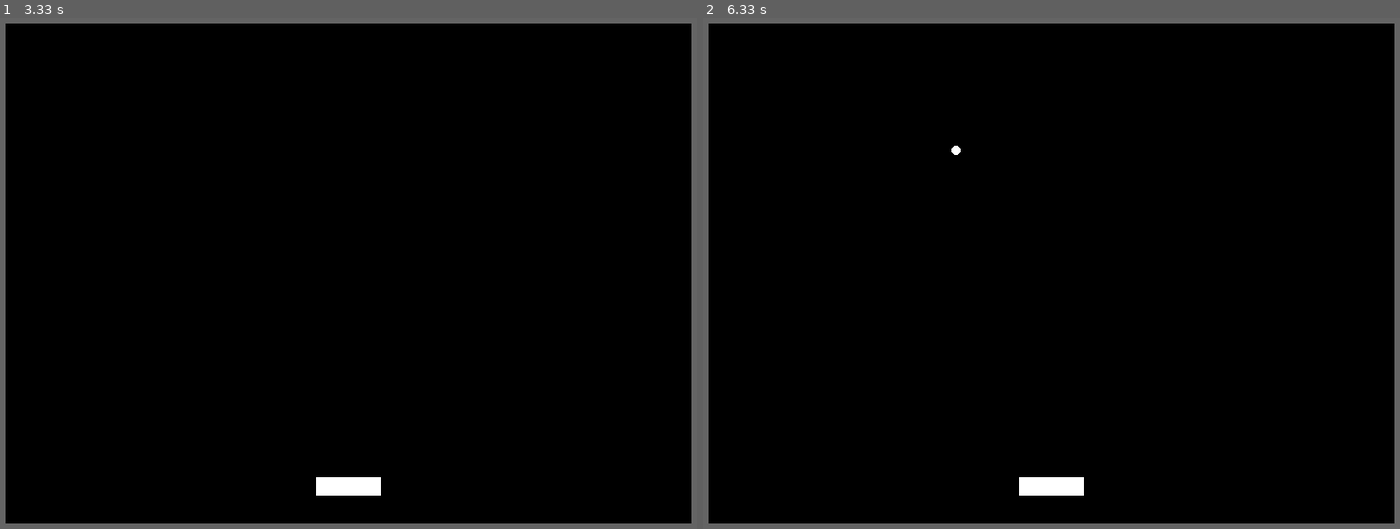
Above: before the commit, frames 1-2 (left to right).
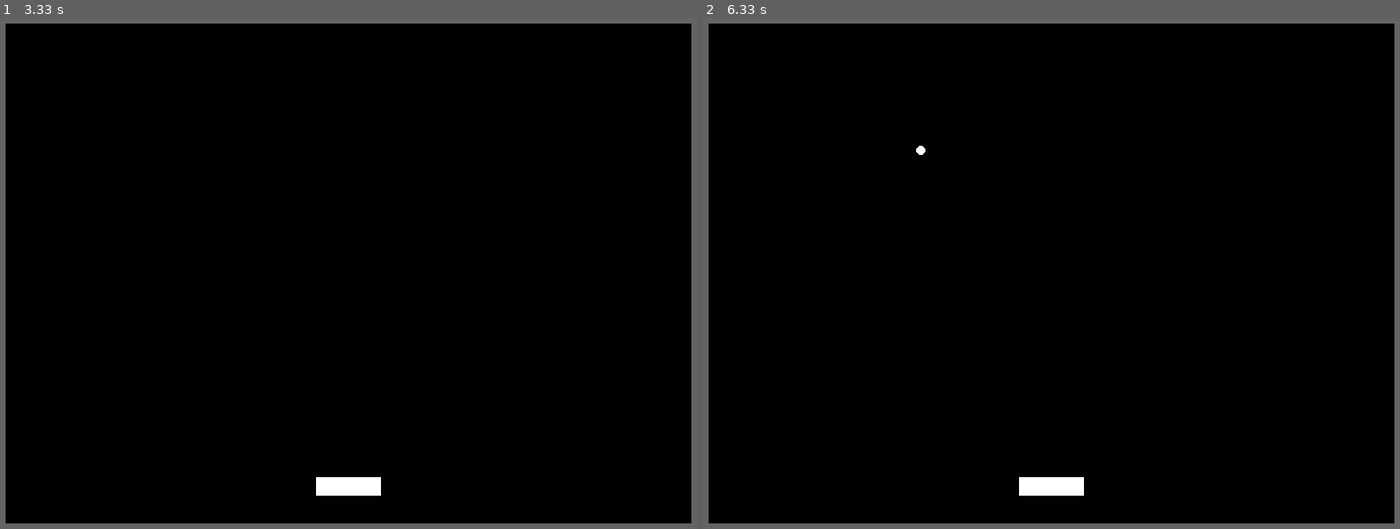
Above: after the commit, the same moments.

Repository: Gibson223/mod-5
Game: pygame game, started from py/main.py
Same seed, same stepped clock (60 frames per second), same inputs: the game is played once before the commit and once after it.
Inputs:
- Up to frame 1 (3.33 s): hold Left 0.33-0.87 s; hold Down 0.9-1.2 s; hold Left 1.23-1.63 s; hold Up 1.67-2.03 s; tap Home at 1.82, 3.22 s; hold Right 2.07-2.7 s; tap D at 2.73 s; hold Down from 3.07 s (still down)
- Up to frame 2 (6.33 s): release Down at 3.43 s; hold Left 3.47-3.93 s; hold Right 3.97-4.43 s; hold Up 4.47-4.77 s; tap Home at 4.62, 6.02 s; hold Right 4.8-5.27 s; hold Left 5.3-5.83 s; hold Down 5.87-6.17 s; hold Left from 6.2 s (still down)

Frame 1 is identical in both runs. In frame 2, less than 0.1% of the frame differs, in the area x 30-37%, y 25-27%.

Commit message:
Calling Audio.playMusic() now works and will fade out the current track for 1,5s before playing the next.

Diff:
--- a/py/constants.py
+++ b/py/constants.py
@@ -58,7 +58,7 @@
 #        'blockbreak':'../resources/sound/bounce2.wav'
 }
 music  = {
-        'mainGameMusic':'../resources/audio/main.ogg',
+        'main':'../resources/audio/main.ogg',
         'menu':'../resources/audio/menu.ogg',
         'highScore':'../resources/audio/hiscore.ogg'
 #        'newGame':'../resources/audio/<file>.ogg',
--- a/py/main.py
+++ b/py/main.py
@@ -76,6 +76,10 @@
         # (by using display.update() and passing it the screen area that needs to be updated)
         pygame.display.flip()
 
+        # update music
+        AudioObj.updateMusic()
+
+
         # then wait until tick has fully passed
         clock.tick(constants.FPS)
 
@@ -126,7 +130,7 @@
         # use one of these
         #AudioObj.playMusic('highScore')
         #AudioObj.playMusic('menu')
-        AudioObj.playMusic('mainGameMusic')
+        AudioObj.playMusic('main')
 
         # Create 4 walls
         for i in range(4):
@@ -168,10 +172,9 @@
 
         Screen.fill(constants.colors["BLACK"])
 
-
         self.AllSpritesList.update()
 
-        #draw sprites
+        # draw sprites
         self.AllSpritesList.draw(Screen)
 
 
@@ -194,11 +197,12 @@
 
 
         # if there are collisions iterate through them
-        #print(len(collisions), " collisions")
+        print(len(collisions), " collisions this frame")
         for c in collisions:
 
             isVertical = CollisionHandling.findBounceIsVertical(ballObj, c)
             ballObj.bounce(isVertical)
+            print("Vertical: ", isVertical, " collision detected with ", c)
 
 
     def findBounceIsVertical(ballObj, collisionObj):
@@ -207,12 +211,23 @@
         """
         # i copied this monster from stackoverflow and yet it doesnt do what i intended, i am stunned
         # all booleans are reversed
-        top = ballObj.rect.top < collisionObj.rect.bottom and ballObj.rect.top > collisionObj.rect.top
-        bottom = ballObj.rect.bottom > collisionObj.rect.top and ballObj.rect.bottom < collisionObj.rect.bottom
-        right = ballObj.rect.right > collisionObj.rect.left and ballObj.rect.right < collisionObj.rect.right
-        left = ballObj.rect.left < collisionObj.rect.right and ballObj.rect.left > collisionObj.rect.left
+        ball_top = ballObj.rect.top
+        ball_bot = ballObj.rect.bottom
+        ball_rgt = ballObj.rect.right
+        ball_lft = ballObj.rect.left
+
+        coll_top = collisionObj.rect.top
+        coll_bot = collisionObj.rect.bottom
+        coll_rgt = collisionObj.rect.right
+        coll_lft = collisionObj.rect.left
+
+        top = ball_top <= coll_bot and ball_top >= coll_top
+        bot = ball_bot >= coll_top and ball_bot <= coll_bot
+        rgt = ball_rgt >= coll_lft and ball_rgt <= coll_rgt
+        lft = ball_lft <= coll_rgt and ball_lft >= coll_lft
         # so unreverse in the return statement
-        return not right or not left
+        return not rgt or not lft
+
 
 class MainMenu:
     """
@@ -231,9 +246,13 @@
     """
     Handles playing music and sound effects. Uses sound mapping from constants.sounds and constants.music
     """
+
+    fadeoutTime = 1500 # (ms)
+    trackPlaying = None
+    trackToPlay = None
+
     def __init__(self):
-        #pygame.init()
-        pygame.mixer.init() # TODO set mixer audio settings that work with raspberry pi if applicable
+        pygame.mixer.init()  # TODO set mixer audio settings that work with raspberry pi if applicable
 
     def playMusic(self, musicName):
 
@@ -241,9 +260,19 @@
         if not constants.Music:
             return
 
-        pygame.mixer.music.load(constants.music[musicName])
-        pygame.mixer.music.play(-1) # loop music forever
-        #self.__playAudio(constants.music[musicName], True)
+        self.trackToPlay = constants.music[musicName]
+
+        if pygame.mixer.music.get_busy() and self.trackToPlay != self.trackPlaying:
+            pygame.mixer.music.fadeout(self.fadeoutTime)
+
+
+    def updateMusic(self):
+
+        # Checks if music track has ended and track exists in queue
+        if not pygame.mixer.music.get_busy() and self.trackToPlay:
+            pygame.mixer.music.load(self.trackToPlay)
+            pygame.mixer.music.play(0)
+            self.trackPlaying = self.trackToPlay
 
     def playSound(self, soundName):
 
@@ -253,12 +282,6 @@
 
         pass #pygame.something.goes.here
        # self.__playAudio(constants.sounds[soundName], False)
-
-
-
-
-
-
 
 
 # Execute init() and main() only when program is run directly (not imported)
--- a/py/objects.py
+++ b/py/objects.py
@@ -76,12 +76,16 @@
         # TODO TODO TODO investigate...
         if (self.rect.x < 0 or self.rect.x > constants.WINDOW_WIDTH) or (self.rect.y < 0 or self.rect.y > constants.WINDOW_HEIGHT):
 
-            print("Alert! Ball is out of bounds!")
+            #print("Alert! Ball is out of bounds!")
+            pass
 
         else:
             # Can be used to see how many inside-bounds frames are inbetween OoB frames
-            #print(".___.")
+            # print(".___.")
             pass
+
+        # Perhaps, to fix the ball-getting-stuck issues, the game should check
+        #    if the ball is inside a wall and move the ball out of the wall
 
 
 
Renamed: py/readAllPins.py -> py/unused/readAllPins.py
